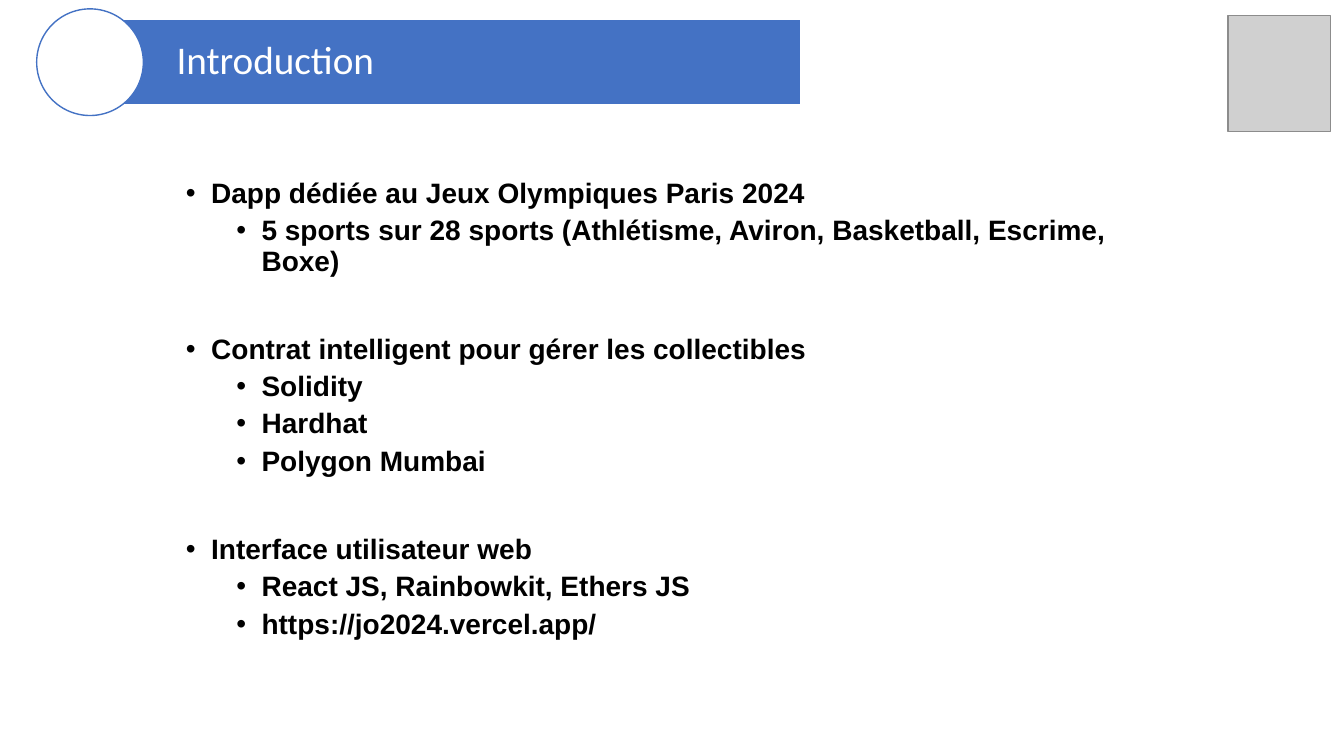
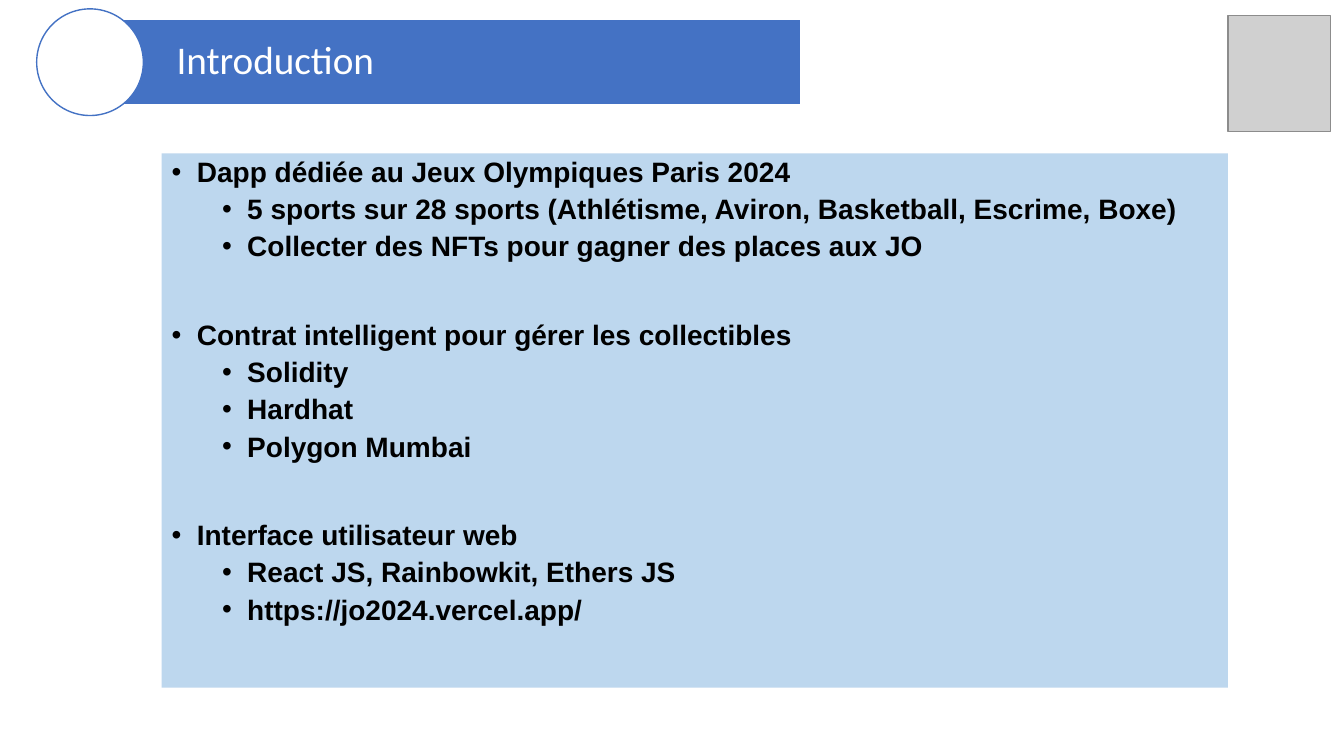
Before and after one commit to blockchainFormationAcadee/chapitre-vi-ft-franck38410, a slide deck: slide 3 of Presentation_JO2024.pptx. Drawn at 1344x756 pixels with LibreOffice and Linux fonts; fonts in the diff are those of the drawing; grey boxes stand for pictures. Boxes give left, top, right and bottom in pixels: in the first picture for what was removed or moved away, otherwise in the second. Text is boxed around its words. In the diff, an @@ line names an element or a change of style, - is before the commit and + after.

```diff
--- a/Presentation_JO2024.pptx
+++ b/Presentation_JO2024.pptx
@@ rectangle "Dapp dédiée au Jeux Olympiques ...": place and size @@
-rectangle "Dapp dédiée au Jeux Olympiques ..." at [211,182,1105,639]
+rectangle "Dapp dédiée au Jeux Olympiques ..." at [161,153,1228,688]
@@ rectangle "Dapp dédiée au Jeux Olympiques ..." at [161,153,1228,688]: fill none to #BDD7EE @@
@@ text in rectangle at [247,235,922,262]: paragraph added @@
+  • Collecter des NFTs pour gagner des places aux JO
```
Also in this commit, not shown: 11 other slides changed, 3 slides added, 1 slide removed, 3 other files.
